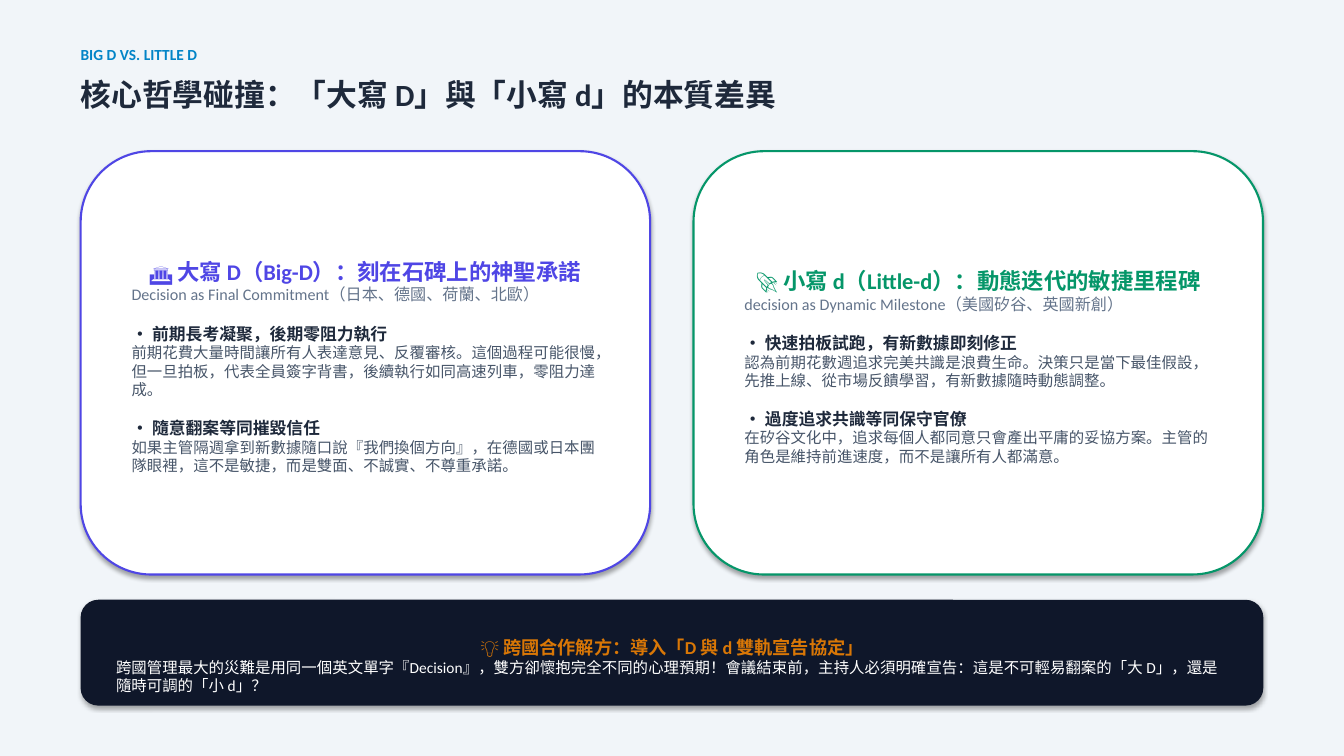
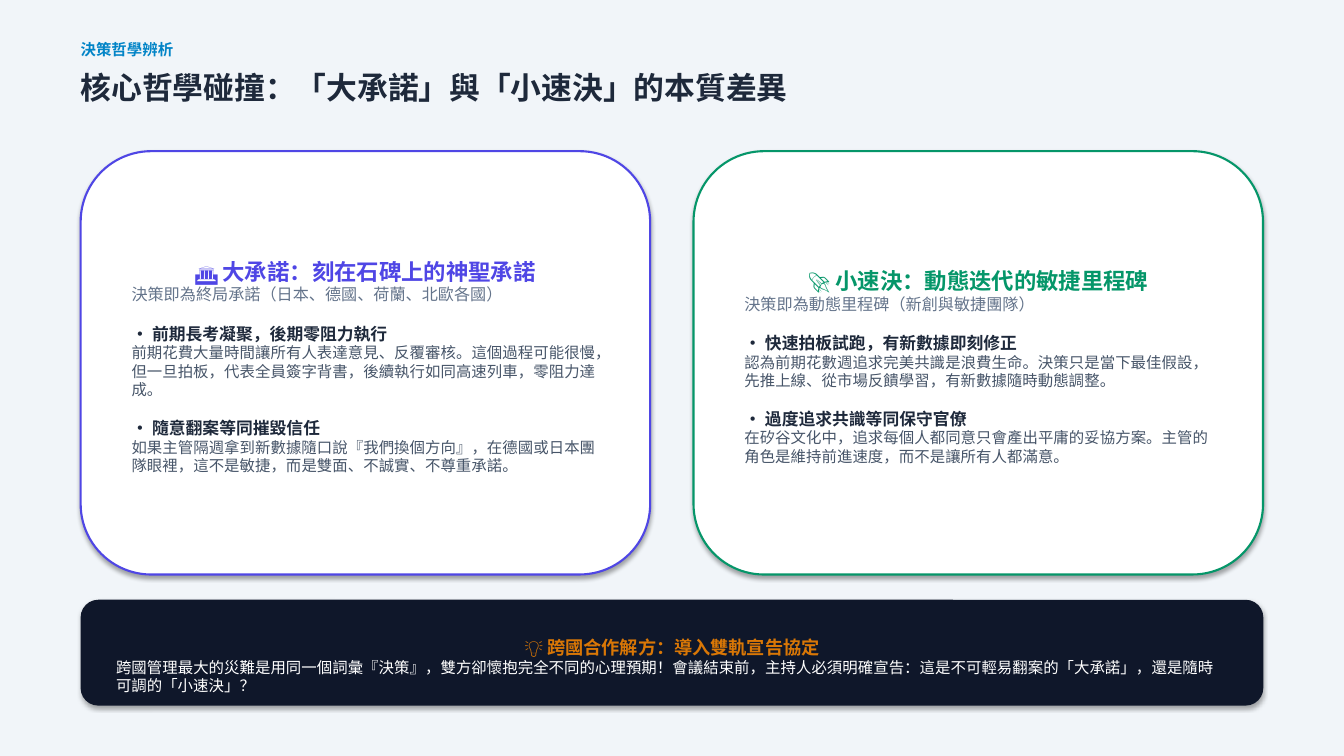
Before and after one commit to routerdd1818-tech/OB, a slide deck: slide 14 of 誰是文化王_備案簡報_Who_Is_Culture_King.pptx. Drawn at 1344x756 pixels with LibreOffice and Linux fonts; fonts in the diff are those of the drawing. Boxes give left, top, right and bottom in pixels: in the first picture for what was removed or moved away, otherwise in the second. Text is boxed around its words. In the diff, an @@ line names an element or a change of style, - is before the commit and + after.

```diff
--- a/誰是文化王_備案簡報_Who_Is_Culture_King.pptx
+++ b/誰是文化王_備案簡報_Who_Is_Culture_King.pptx
@@ text at [81,42,174,57]: text changed @@
-BIG D VS. LITTLE D
+決策哲學辨析
@@ text at [81,72,788,102]: text changed @@
-核心哲學碰撞：「大寫 D」與「小寫 d」的本質差異
+核心哲學碰撞：「大承諾」與「小速決」的本質差異
@@ text in rounded rectangle at [132,261,536,302]: text changed @@
-🏛️ 大寫 D（Big-D）：刻在石碑上的神聖承諾
-Decision as Final Commitment（日本、德國、荷蘭、北歐）
+🏛️ 大承諾：刻在石碑上的神聖承諾
+決策即為終局承諾（日本、德國、荷蘭、北歐各國）
@@ text in rounded rectangle at [744,296,1034,312]: text changed @@
-🚀 小寫 d（Little-d）：動態迭代的敏捷里程碑
-decision as Dynamic Milestone（美國矽谷、英國新創）
+🚀 小速決：動態迭代的敏捷里程碑
+決策即為動態里程碑（新創與敏捷團隊）
@@ text in rounded rectangle at [116,638,1213,693]: text changed @@
-💡 跨國合作解方：導入「D 與 d 雙軌宣告協定」
-跨國管理最大的災難是用同一個英文單字『Decision』，雙方卻懷抱完全不同的心理預期！會議結束前，主持人必須明確宣告：這是不可輕易翻案的「大 D」，還是隨時可調的「小 d」？
+💡 跨國合作解方：導入雙軌宣告協定
+跨國管理最大的災難是用同一個詞彙『決策』，雙方卻懷抱完全不同的心理預期！會議結束前，主持人必須明確宣告：這是不可輕易翻案的「大承諾」，還是隨時可調的「小速決」？
```
Also in this commit, not shown: 14 other slides changed, 9 other files.
